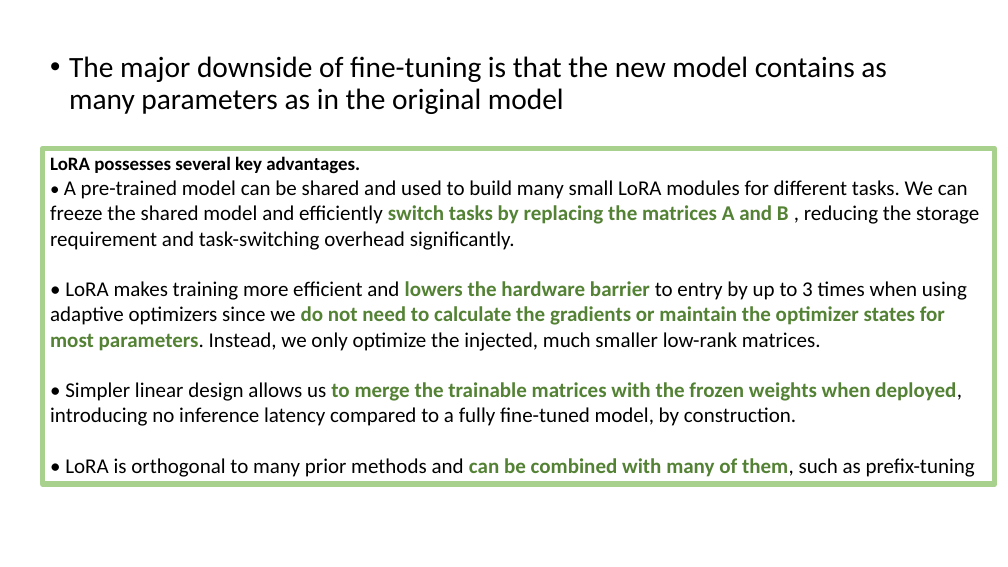
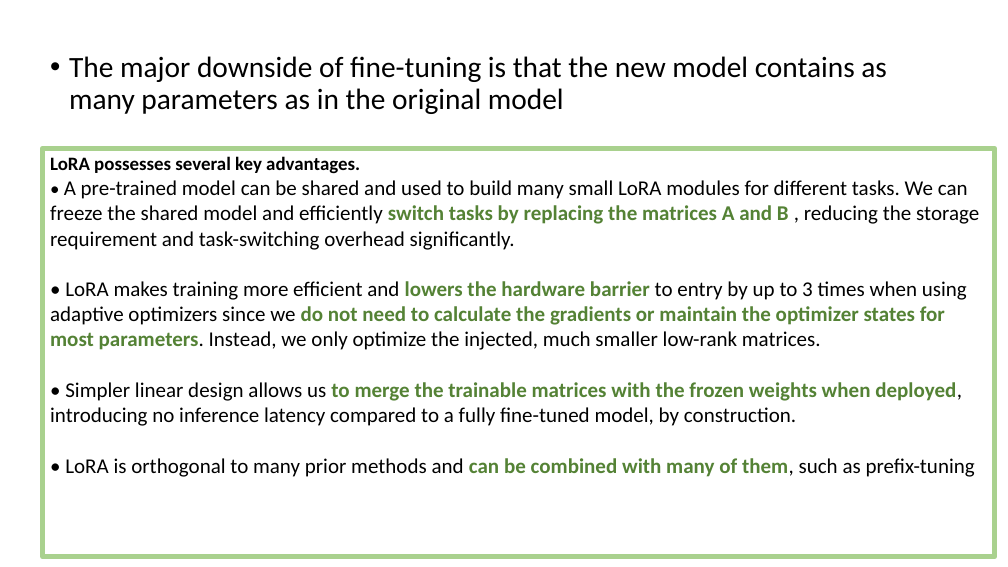
Before and after one commit to anuvindmp/S06, a slide deck: slide 35 of NLP/NOTES/new/LORA.pptx. Drawn at 1008x567 pixels with LibreOffice and Linux fonts; fonts in the diff are those of the drawing; background and template pictures are left out. Boxes give left, top, right and bottom in pixels: in the first picture for what was removed or moved away, otherwise in the second. Text is boxed around its words. In the diff, an @@ line names an element or a change of style, - is before the commit and + after.

```diff
--- a/NLP/NOTES/new/LORA.pptx
+++ b/NLP/NOTES/new/LORA.pptx
@@ rectangle "LoRA possesses several key advantages.": place and size @@
-rectangle "LoRA possesses several key advantages." at (42,148,994,484)
+rectangle "LoRA possesses several key advantages." at (42,148,994,557)
```
Also in this commit, not shown: 55 other slides changed, 3 other files.
